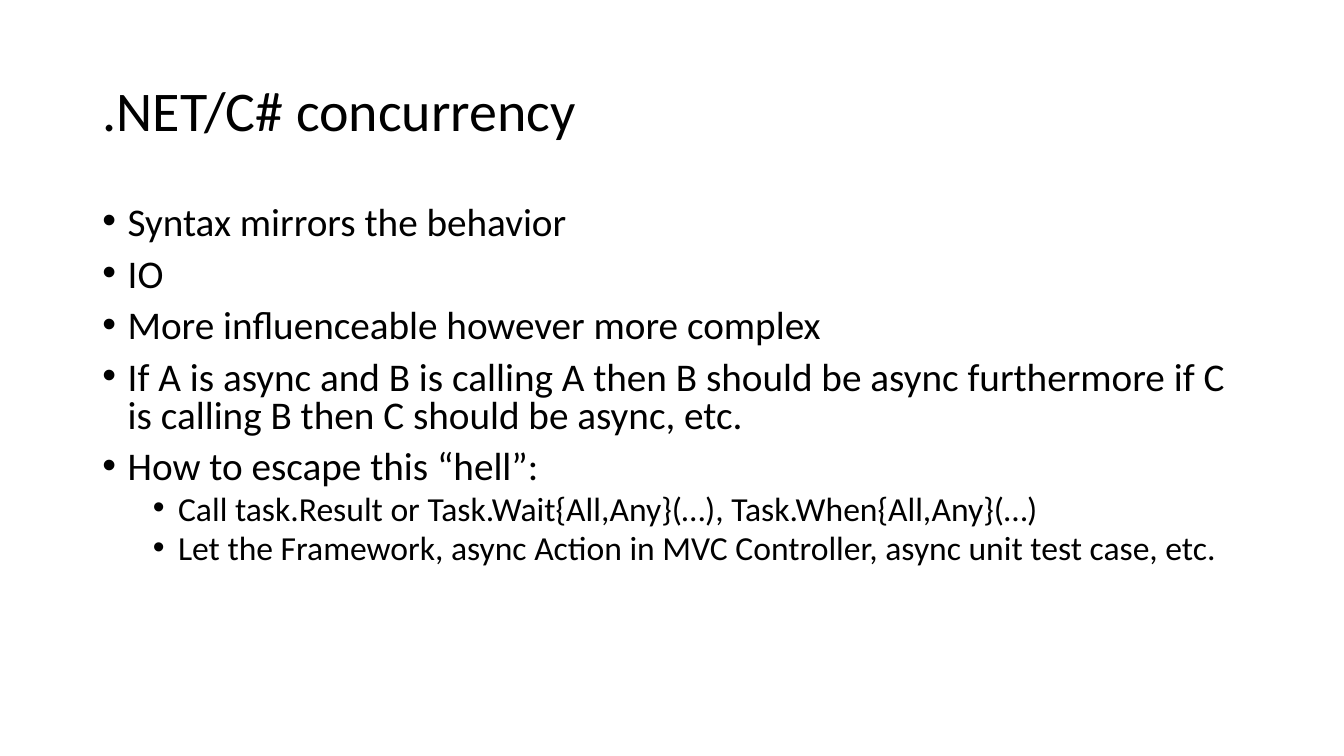
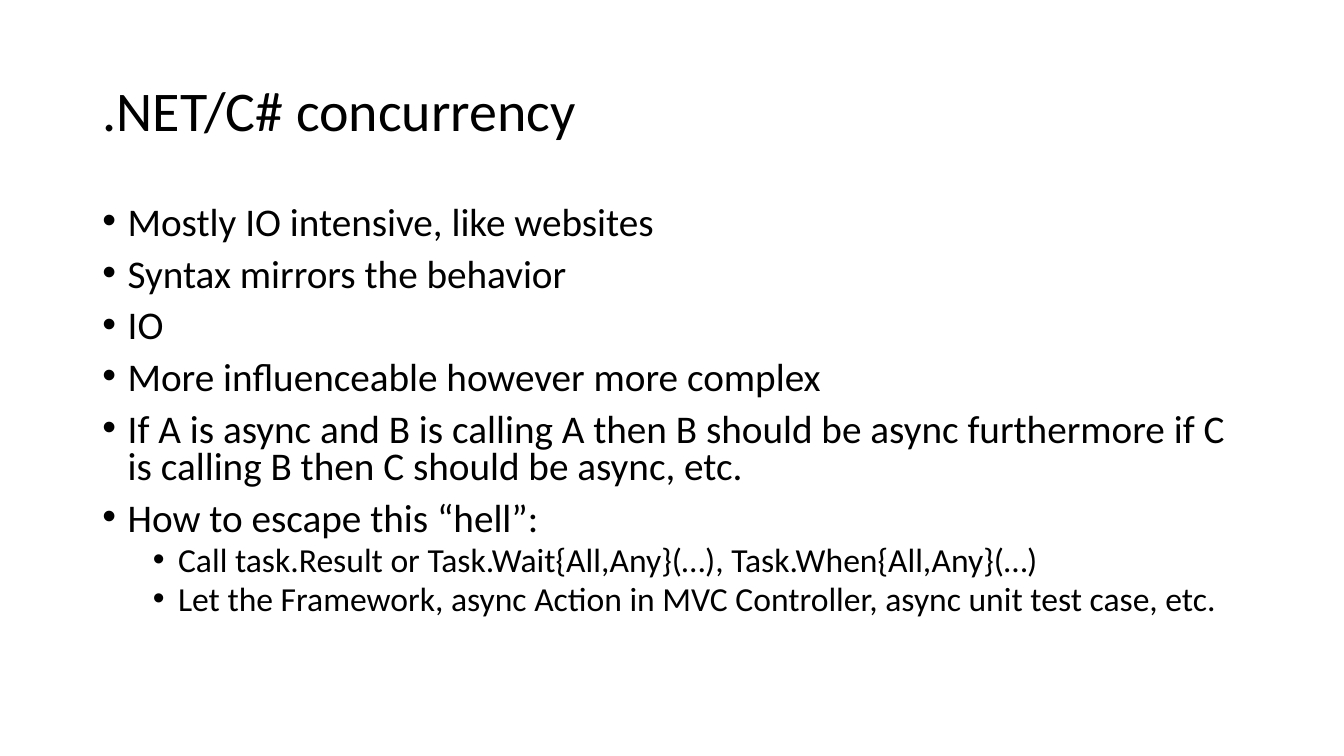
Before and after one commit to kpocza/GoSharp, a slide deck: slide 19 of talks/szszk20180512/SzSzK180512_GoSharp.odp. Drawn at 1344x756 pixels with LibreOffice and Linux fonts; fonts in the diff are those of the drawing. Boxes give left, top, right and bottom in pixels: in the first picture for what was removed or moved away, otherwise in the second. Text is boxed around its words. In the diff, an @@ line names an element or a change of style, - is before the commit and + after.

```diff
--- a/talks/szszk20180512/SzSzK180512_GoSharp.odp
+++ b/talks/szszk20180512/SzSzK180512_GoSharp.odp
@@ text at (128, 208, 653, 243): paragraph added @@
+• Mostly IO intensive, like websites
```
Also in this commit, not shown: 3 other slides changed, 1 other file.
